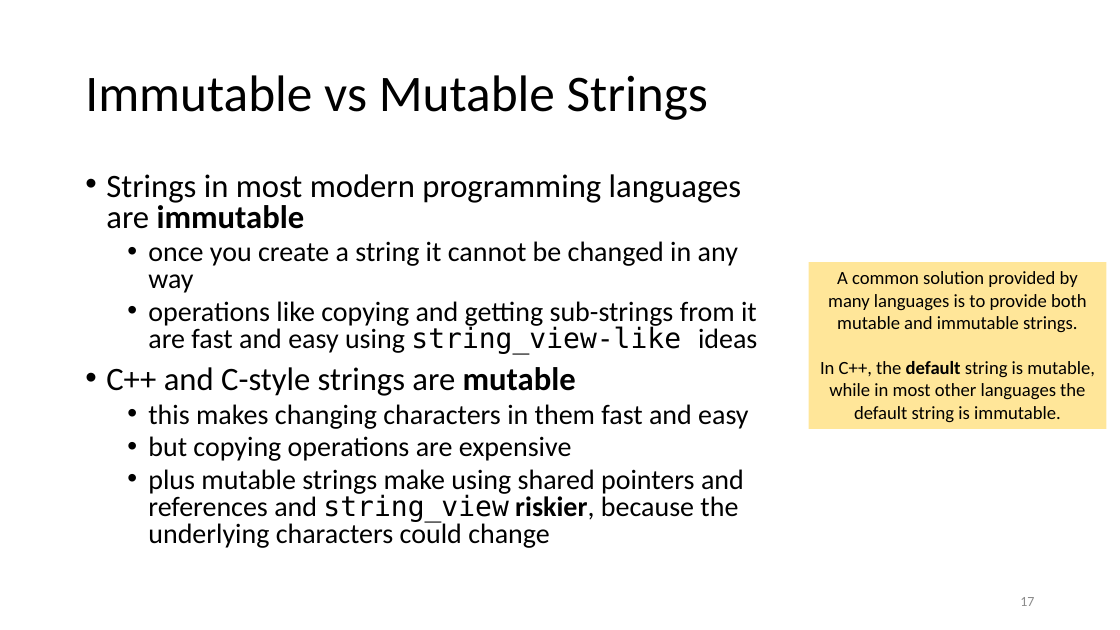
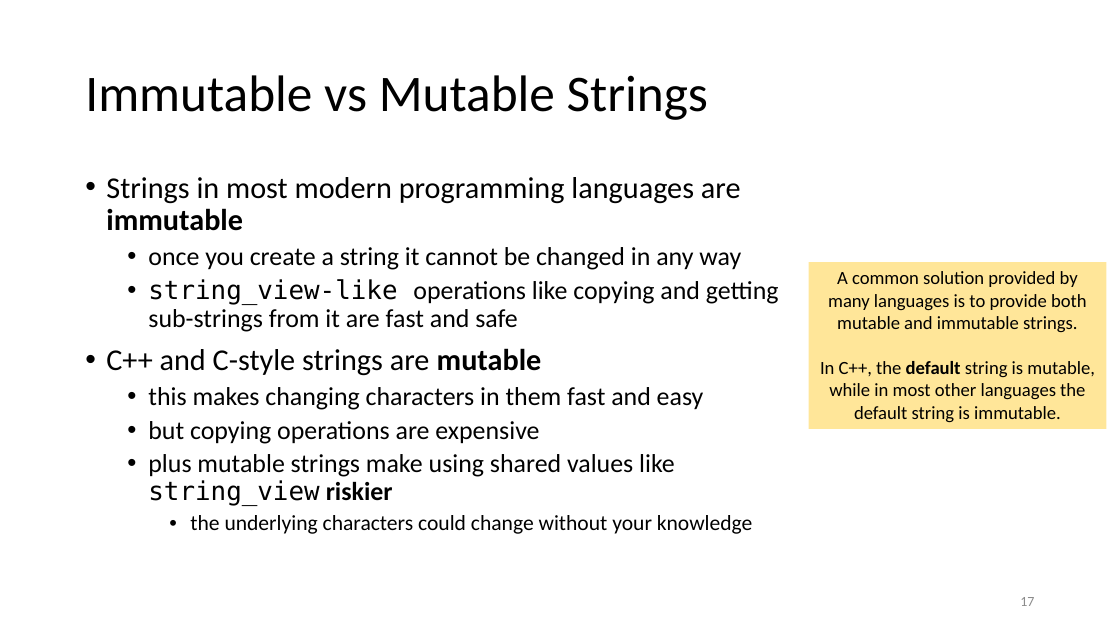
Before and after one commit to tjd1234/cmpt225fall2023, a slide deck: slide 17 of lecture_notes/week12/week12_strings.pptx. Drawn at 1120x630 pixels with LibreOffice and Linux fonts; fonts in the diff are those of the drawing. Boxes give left, top, right and bottom in pixels: in the first picture for what was removed or moved away, otherwise in the second. Text is boxed around its words. In the diff, an @@ line names an element or a change of style, - is before the commit and + after.

```diff
--- a/lecture_notes/week12/week12_strings.pptx
+++ b/lecture_notes/week12/week12_strings.pptx
@@ text at (x1=106, y1=177, x2=741, y2=444): size 28 to 25.9 pt in "Strings in most modern programming languages are ...", "C++ and C-style strings are mutable"; size 24 to 22.2 pt in "once you create a string it cannot ...", "this makes changing characters in them fast ...", "but copying operations are expensive"; line spacing 0.8 to 0.9 @@
@@ text at (x1=148, y1=279, x2=779, y2=332): text changed; size 24 to 22.2 pt @@
-  • operations like copying and getting sub-strings from it are fast and easy using string_view-like ideas
+  • string_view-like operations like copying and getting sub-strings from it are fast and safe
@@ text at (x1=148, y1=454, x2=753, y2=534): text changed; size 24 to 22.2 pt @@
-  • plus mutable strings make using shared pointers and references and string_view riskier, because the underlying characters could change
+  • plus mutable strings make using shared values like string_view riskier
+    • the underlying characters could change without your knowledge
```
Also in this commit, not shown: 13 other slides changed, 1 other file.
